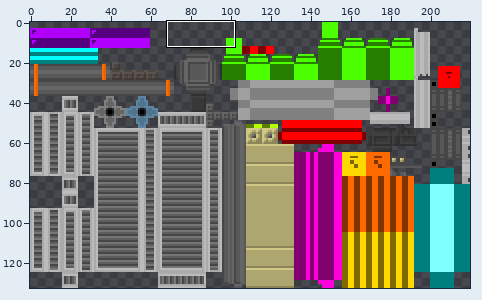
A sprite sheet gets an edit: src/main/resources/assets/hbm/textures/models/machines/assembly_factory.png. The picture above shows the old version from afar; the outline marks the close-up.
Close-up. Before the commit:
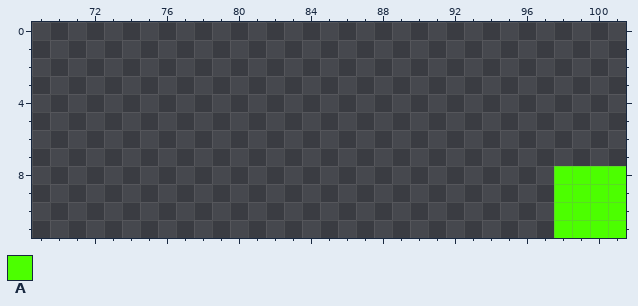
The file is 220x133 pixels. Colours within 5 levels of each other are drawn and written as one. Shown: x 69..101, y 0..11. The commit also changed other parts of the picture, which this record leaves out.
Palette (. is transparent): A #4cff00
Pixels before, first column x 98:
 8 AAAA
 9 AAAA
10 AAAA
11 AAAA
New version:
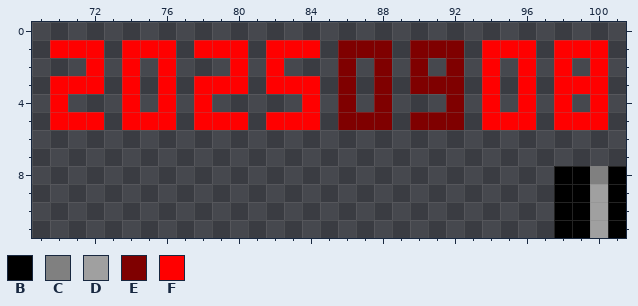
Colours new in this view: B #000000  C #808080  D #a0a0a0  E #7f0000  F #ff0000
Edits made:
Colour B replaces colour A in rows 8 to 11 at x 98 to 99 and 101.
Colour C replaces colour A in row 8 at x 100.
Colour D replaces colour A in rows 9 to 11 at x 100.
Colour E is added in row 1 at x 86 to 88 and 90 to 92; in row 2 at x 86, 88, 90 and 92; in row 3 at x 86, 88 and 90 to 92; in row 4 at x 86, 88 and 92; in row 5 at x 86 to 88 and 90 to 92.
Colour F is added in row 1 at x 70 to 72, 74 to 76, 78 to 80, 82 to 84, 94 to 96 and 98 to 100; in row 2 at x 72, 74, 76, 80, 82, 94, 96, 98 and 100; in row 3 at x 70 to 72, 74, 76, 78 to 80, 82 to 84, 94, 96 and 98 to 100; in row 4 at x 70, 74, 76, 78, 84, 94, 96, 98 and 100; in row 5 at x 70 to 72, 74 to 76, 78 to 80, 82 to 84, 94 to 96 and 98 to 100.
